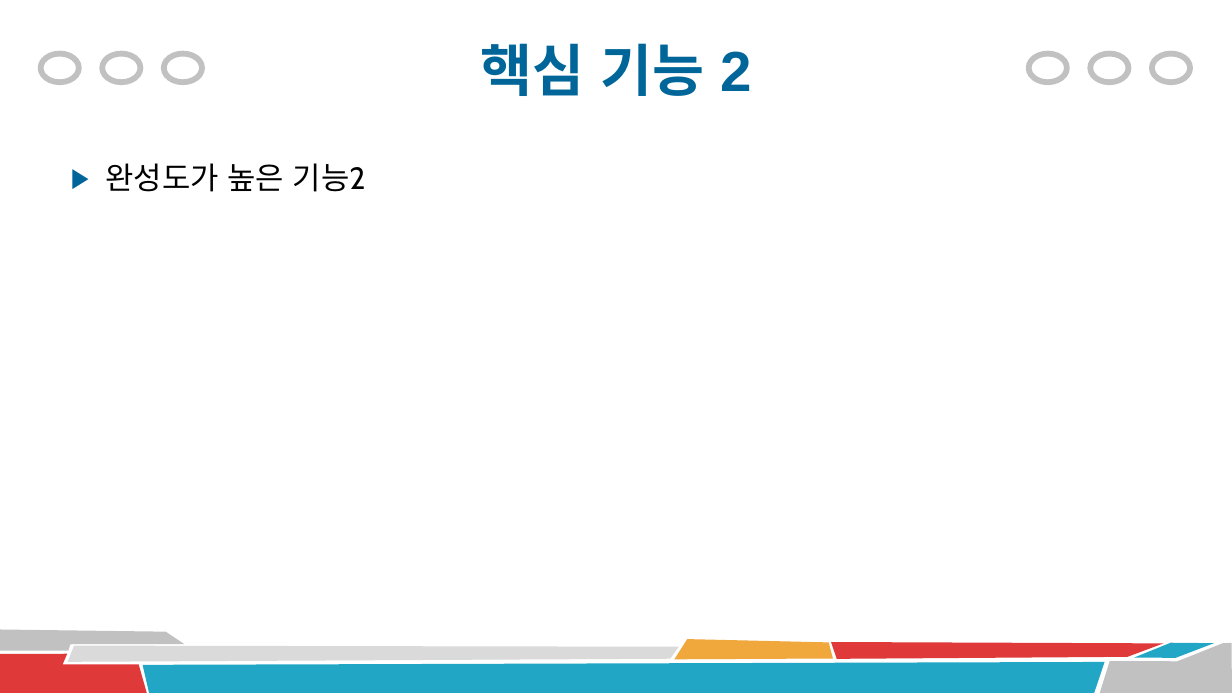
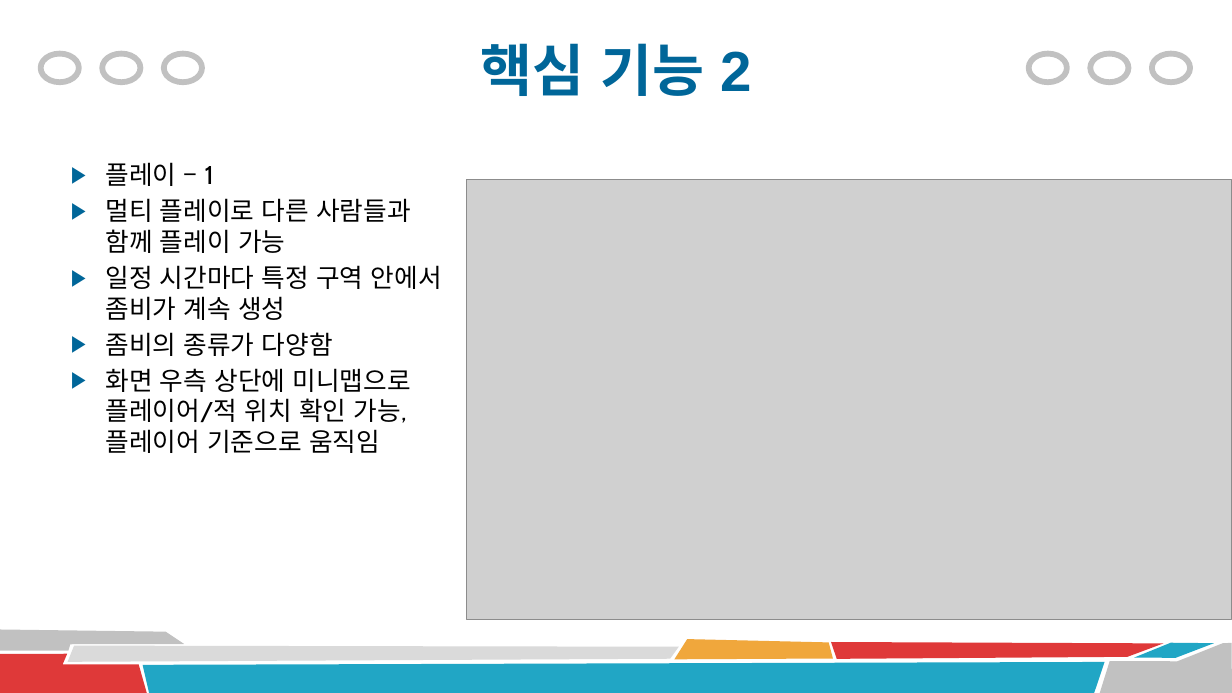
Before and after one commit to xogml01074/Final-Project, a slide deck: slide 6 of 최종 프로젝트(좀비 서바이벌).pptx. Drawn at 1232x693 pixels with LibreOffice and Linux fonts; fonts in the diff are those of the drawing; grey boxes stand for pictures. Boxes give left, top, right and bottom in pixels: in the first picture for what was removed or moved away, otherwise in the second. Text is boxed around its words. In the diff, an @@ line names an element or a change of style, - is before the commit and + after.

```diff
--- a/최종 프로젝트(좀비 서바이벌).pptx
+++ b/최종 프로젝트(좀비 서바이벌).pptx
@@ text at (x1=105, y1=162, x2=442, y2=453): text changed; size 24 to 20 pt @@
-▶ 완성도가 높은 기능2
+▶ 플레이 – 1
+▶ 멀티 플레이로 다른 사람들과 함께 플레이 가능
+▶ 일정 시간마다 특정 구역 안에서 좀비가 계속 생성
+▶ 좀비의 종류가 다양함
+▶ 화면 우측 상단에 미니맵으로 플레이어/적 위치 확인 가능, 플레이어 기준으로 움직임
@@ picture added at (x1=466, y1=179, x2=1232, y2=619) @@
```
Also in this commit, not shown: 5 other slides changed, 2 slides added, 1 slide removed, 5 other files.
